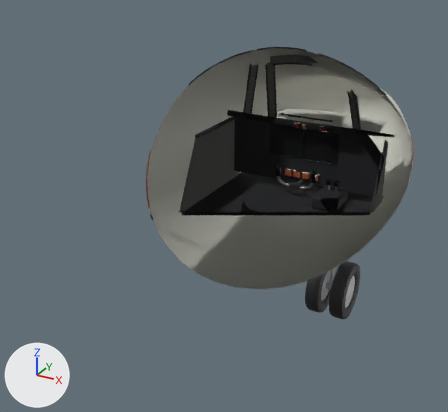
A saved change to the glTF model public/assets/aeronaves/jaz-60.glb.
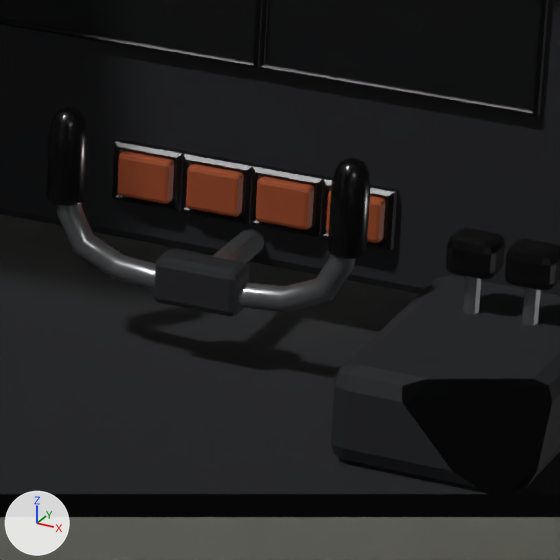
Old and new are each drawn from a 50 mm lens placed at (1.718, 1.353, 1.507), pointed at (-0.498, 5.382, -0.508) and again close up on the part from 60% to 76% of the width and 37% to 54% of the height. The lights are fixed; the arrows at lower left show +X, +Y and +Z. The last two pictures show the newer version. Everything nearer to the camera than a plane just in front of the edit is cut away. Where no turn or scale is listed for an object, it has been applied to the vertices. Vertices at exactly the same position are counted once.

Objects in the first close-up: 'boton-flaps', 'boton-freno', 'boton-motor', 'boton-tren', 'boton-tren-hueco', 'cuerno-0.00', 'cuerno-centro-0.00', 'cuerno-puno-0.00--1', 'cuerno-puno-0.00-1', 'fuselaje', 'panel', 'pantalla-horizonte', 'pantalla-rumbo', 'pantalla-rumbo-marco', 'pedestal', 'suelo-cabina' and 9 more.
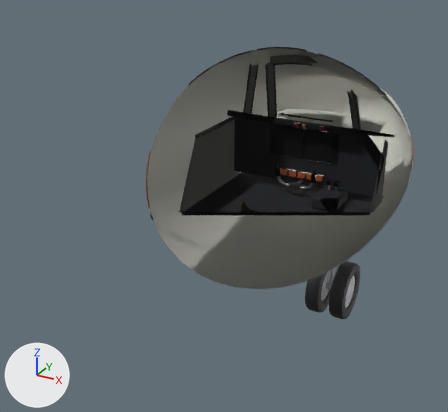
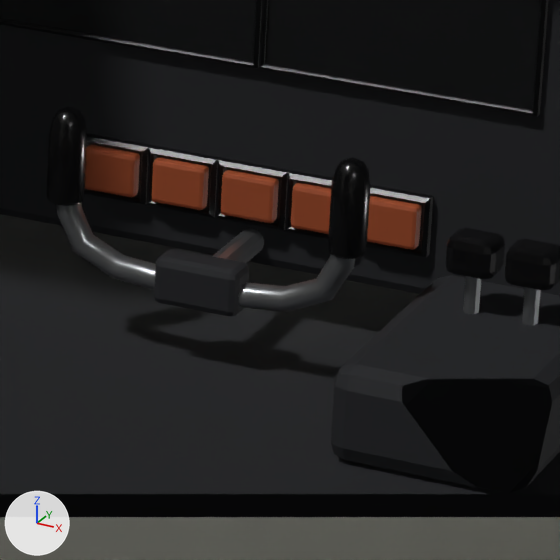
What differs and where, as boxes (x1, y1, x2, y2) in the close-ups (560 x 560 px):
'boton-flaps', moved
    before: (186, 163, 244, 217)
    after: (221, 170, 279, 223)
'boton-motor', moved
    before: (117, 151, 174, 204)
    after: (152, 157, 209, 210)
'boton-freno', moved
    before: (256, 176, 314, 230)
    after: (291, 183, 331, 234)
'boton-tren', moved
    before: (326, 191, 386, 243)
    after: (367, 196, 422, 250)
'boton-baliza', added (orange)
    after: (85, 145, 140, 197)
'boton-tren-hueco', moved
    before: (320, 177, 397, 251)
    after: (367, 185, 433, 257)
'boton-baliza-hueco', added (black)
    after: (85, 133, 151, 205)

The change, as a diff of the scene's bpy script:
```diff
--- a/public/assets/aeronaves/jaz-60.glb.py
+++ b/public/assets/aeronaves/jaz-60.glb.py
@@ me_cube_009 @@
 # used by ob_boton_flaps; location = (0.0, 0.0, 0.0)
-me_cube_009.from_pydata(...)  # 56 vertices, 108 faces; spans x -0.0671..-0.0088, y 5.76..5.776, z -0.3033..-0.2567
+me_cube_009.from_pydata(...)  # 56 vertices, 108 faces; spans x -0.0292..0.0292, y 5.76..5.776, z -0.3033..-0.2567
+# me_cube_009 part 1: the whole mesh is moved by (0.0379, 0.0, 0.0)
 me_cube_009.materials.append(mat_boton)
@@ me_cube_010 @@
 # used by ob_boton_freno; location = (0.0, 0.0, 0.0)
-me_cube_010.from_pydata(...)  # 56 vertices, 108 faces; spans x 0.0088..0.0671, y 5.76..5.776, z -0.3033..-0.2567
+me_cube_010.from_pydata(...)  # 56 vertices, 108 faces; spans x 0.0467..0.105, y 5.76..5.776, z -0.3033..-0.2567
+# me_cube_010 part 2: the whole mesh is moved by (0.0379, 0.0, 0.0)
 me_cube_010.materials.append(mat_boton)
@@ me_cube_008 @@
 # used by ob_boton_motor; location = (0.0, 0.0, 0.0)
-me_cube_008.from_pydata(...)  # 56 vertices, 108 faces; spans x -0.1429..-0.0846, y 5.76..5.776, z -0.3033..-0.2567
+me_cube_008.from_pydata(...)  # 56 vertices, 108 faces; spans x -0.105..-0.0467, y 5.76..5.776, z -0.3033..-0.2567
+# me_cube_008 part 3: the whole mesh is moved by (0.0379, 0.0, 0.0)
 me_cube_008.materials.append(mat_boton)
@@ me_cube_011 @@
 # used by ob_boton_tren; location = (0.0, 0.0, 0.0)
-me_cube_011.from_pydata(...)  # 56 vertices, 108 faces; spans x 0.0846..0.1429, y 5.76..5.776, z -0.3033..-0.2567
+me_cube_011.from_pydata(...)  # 56 vertices, 108 faces; spans x 0.1225..0.1808, y 5.76..5.776, z -0.3033..-0.2567
+# me_cube_011 part 4: the whole mesh is moved by (0.0379, 0.0, 0.0)
 me_cube_011.materials.append(mat_boton)
@@ me_boton_tren_hueco @@
 # used by ob_boton_tren_hueco; location = (0.0, 0.0, 0.0)
-me_boton_tren_hueco.from_pydata(...)  # 20 vertices, 40 faces; spans x 0.0763..0.1512, y 5.768..5.78, z -0.3113..-0.2487
+me_boton_tren_hueco.from_pydata(...)  # 20 vertices, 40 faces; spans x 0.1142..0.1891, y 5.768..5.78, z -0.3113..-0.2487
+# me_boton_tren_hueco part 5: the whole mesh is moved by (0.0379, 0.0, 0.0)
 me_boton_tren_hueco.materials.append(mat_bisel)
@@ me_boton_baliza_hueco @@
+me_boton_baliza_hueco.from_pydata(...)  # 20 vertices, 40 faces; spans x -0.1891..-0.1142, y 5.768..5.78, z -0.3113..-0.2487
+me_boton_baliza_hueco.materials.append(mat_bisel)  # black #121315
@@ me_cube_008_1 @@
+me_cube_008_1.from_pydata(...)  # 56 vertices, 108 faces; spans x -0.1808..-0.1225, y 5.76..5.776, z -0.3033..-0.2567
+me_cube_008_1.materials.append(mat_boton)  # orange #b85c38
@@ ob_boton_baliza_hueco @@
+ob_boton_baliza_hueco = bpy.data.objects.new('boton-baliza-hueco', me_boton_baliza_hueco)
+ob_boton_baliza_hueco.location = (0.0, 0.0, 0.0)
@@ ob_boton_baliza @@
+ob_boton_baliza = bpy.data.objects.new('boton-baliza', me_cube_008_1)
+ob_boton_baliza.location = (0.0, 0.0, 0.0)
```
